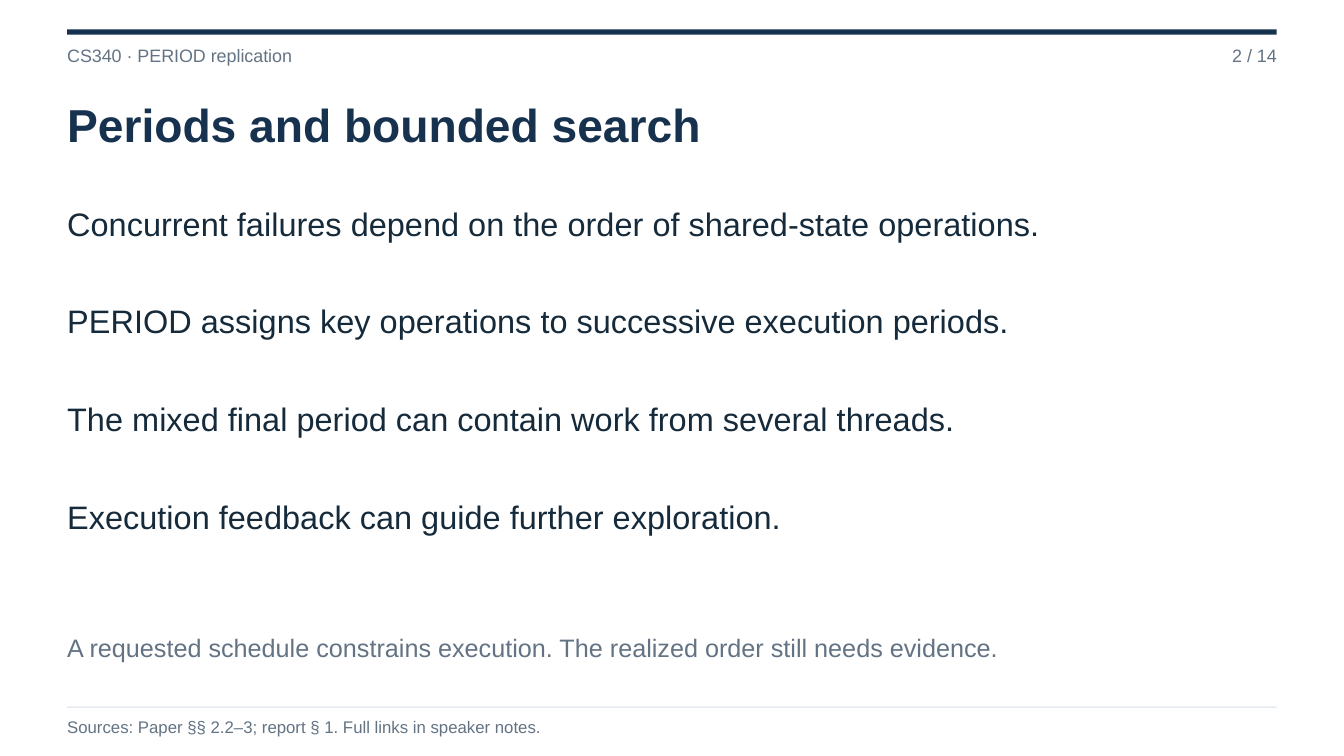
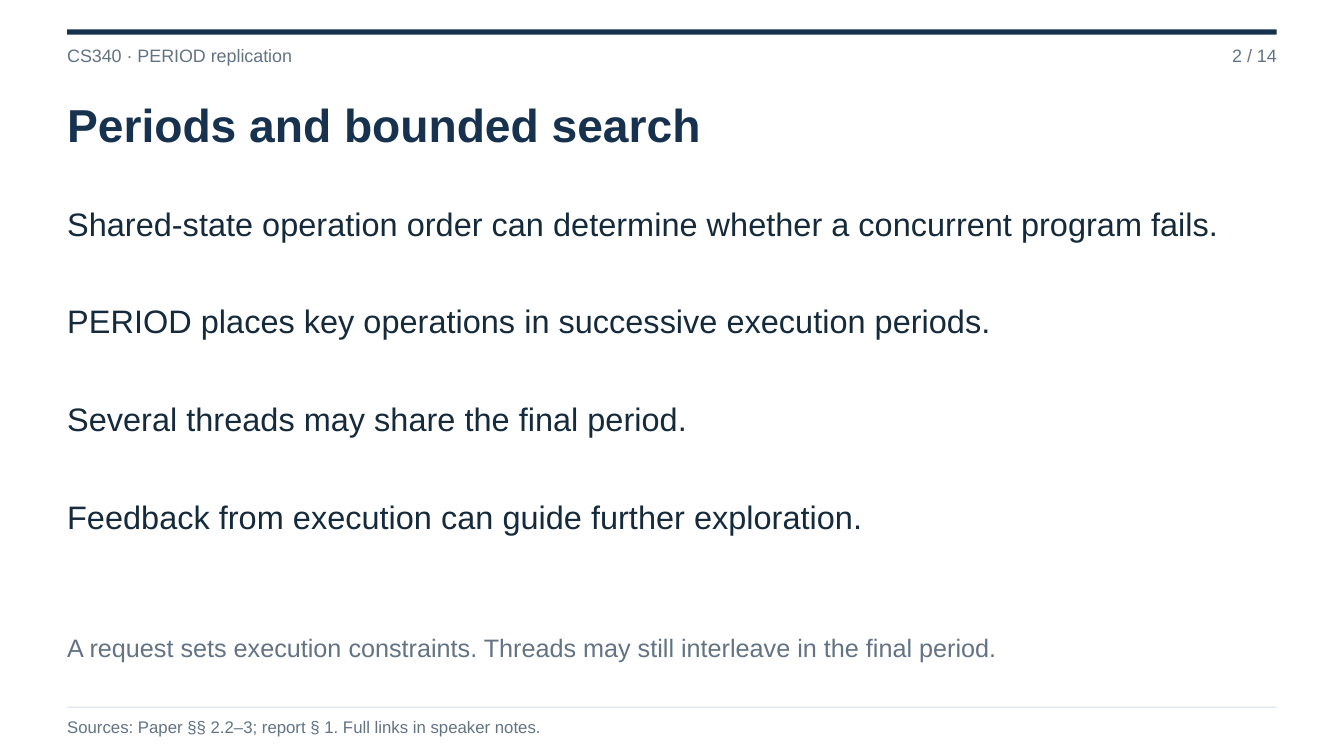
Before and after one commit to Sasuke-666/CS340-Research-Paper-Replication, a slide deck: slide 2 of submission/CS340_PERIOD_Final_Presentation_20261124.pptx. Drawn at 1344x756 pixels with LibreOffice and Linux fonts; fonts in the diff are those of the drawing. Boxes give left, top, right and bottom in pixels: in the first picture for what was removed or moved away, otherwise in the second. Text is boxed around its words. In the diff, an @@ line names an element or a change of style, - is before the commit and + after.

```diff
--- a/submission/CS340_PERIOD_Final_Presentation_20261124.pptx
+++ b/submission/CS340_PERIOD_Final_Presentation_20261124.pptx
@@ text at [67, 212, 1218, 242]: text changed @@
-Concurrent failures depend on the order of shared-state operations.
+Shared-state operation order can determine whether a concurrent program fails.
@@ text at [67, 309, 991, 340]: text changed @@
-PERIOD assigns key operations to successive execution periods.
+PERIOD places key operations in successive execution periods.
@@ text at [67, 407, 686, 437]: text changed @@
-The mixed final period can contain work from several threads.
+Several threads may share the final period.
@@ text at [67, 505, 862, 535]: text changed @@
-Execution feedback can guide further exploration.
+Feedback from execution can guide further exploration.
@@ text at [67, 639, 996, 662]: text changed @@
-A requested schedule constrains execution. The realized order still needs evidence.
+A request sets execution constraints. Threads may still interleave in the final period.
```
Also in this commit, not shown: 7 other slides changed, 7 other files.
